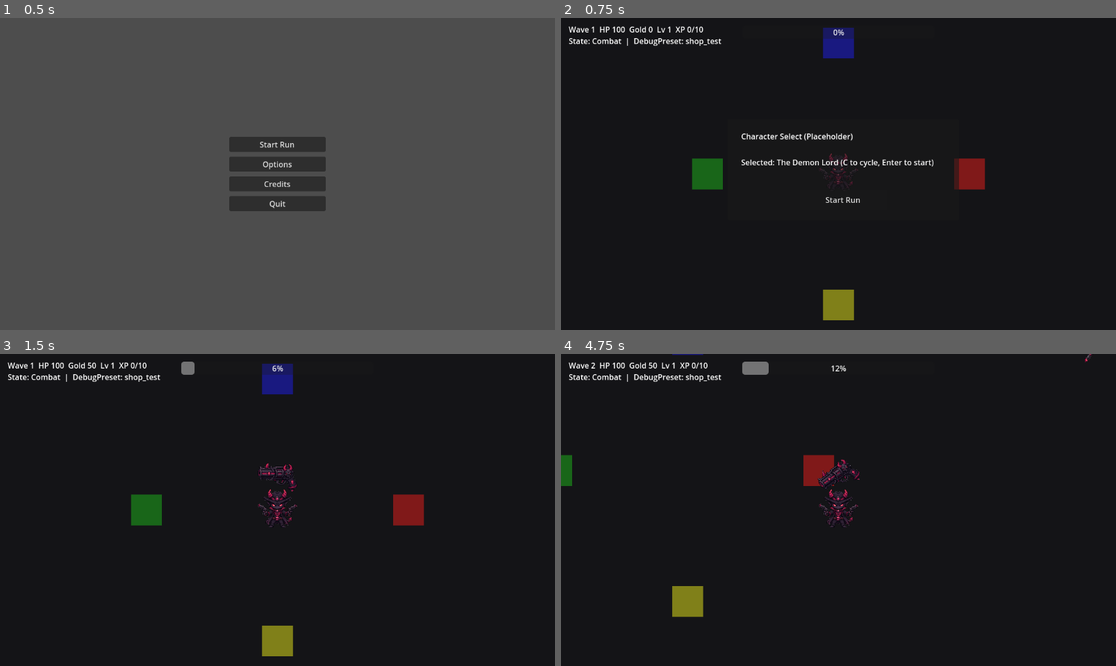
Above: before the commit, frames 1-4 (two rows, left to right).
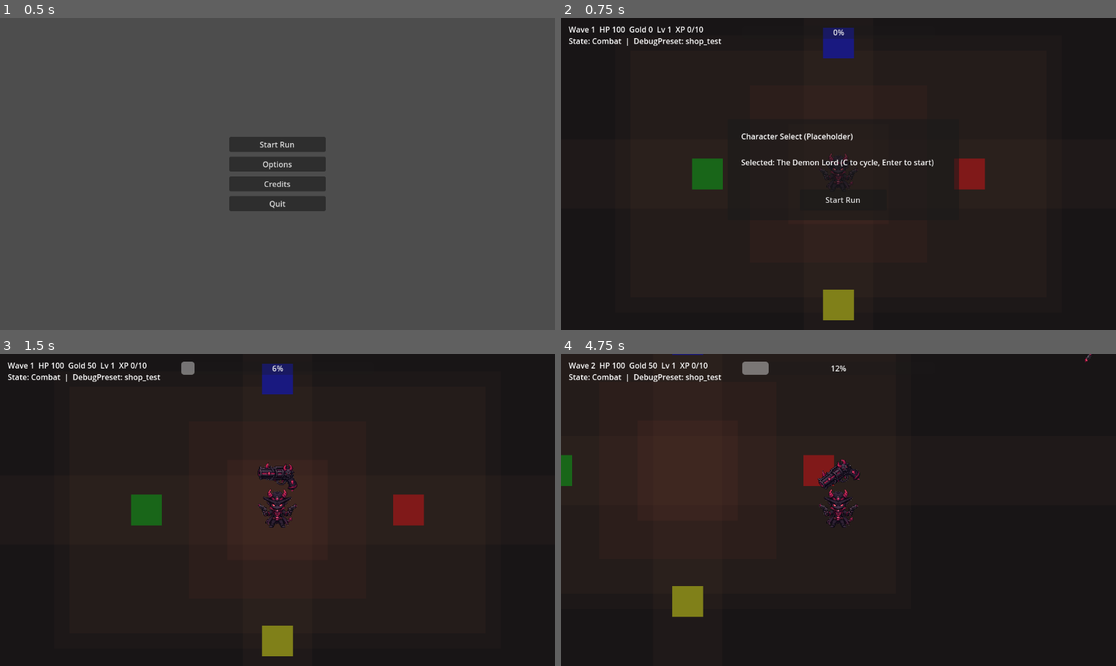
Above: after the commit, the same moments.

Repository: KevinRabbe/bullet-hell-roughe-lite
Game: Godot game, scene res://scenes/ui/MainMenu.tscn
Same seed, same stepped clock (60 frames per second), same inputs: the game is played once before the commit and once after it.
Inputs (mouse positions are in pixels of both pictures, inside the frame that each line leads up to):
- Up to frame 1 (0.5 s): no input
- Up to frame 2 (0.75 s): click "Start Run" at 0.5 s
- Up to frame 3 (1.5 s): click "Start Run" at 1.25 s
- Up to frame 4 (4.75 s): tap Enter at 2, 4.35 s; move the mouse to (960, 494) at 2.02 s; hold D (move_right) 2.03-2.78 s; hold C (cycle_character) 2.03-2.78 s; click (960, 494) at 2.17 s; tap Space at 2.27, 3.02, 4.52 s; move the mouse to (727, 525) at 2.77 s; hold S (move_down) 2.78-3.53 s; tap E (interact) at 2.85 s; move the mouse to (894, 441) at 3.52 s; hold D (move_right) 3.53-4.28 s; tap B at 3.6 s; move the mouse to (810, 572) at 4.27 s; hold W (move_up) from 4.28 s (still down); click (810, 572) at 4.42 s

Frame 1 is identical in both runs. In frame 2, 3.1% of the frame differs, in the area x 40-60%, y 21-79%; in frame 3, 11%; in frame 4, 12%, in the area x 6-39%, y 8-66%.

Commit message:
Issue #79: add arena visual foundation layer

Diff:
--- a/scenes/game/Main.tscn
+++ b/scenes/game/Main.tscn
@@ -24,6 +24,55 @@
 offset_right = 2000.0
 offset_bottom = 2000.0
 color = Color(0.08, 0.08, 0.09, 1.0)
+
+[node name="ArenaDustTint" type="ColorRect" parent="."]
+offset_left = -2000.0
+offset_top = -2000.0
+offset_right = 2000.0
+offset_bottom = 2000.0
+color = Color(0.2, 0.12, 0.08, 0.14)
+
+[node name="ArenaCenterPlate" type="ColorRect" parent="."]
+offset_left = -540.0
+offset_top = -320.0
+offset_right = 540.0
+offset_bottom = 320.0
+color = Color(0.24, 0.17, 0.13, 0.2)
+
+[node name="ArenaCenterRim" type="ColorRect" parent="."]
+offset_left = -580.0
+offset_top = -360.0
+offset_right = 580.0
+offset_bottom = 360.0
+color = Color(0.35, 0.24, 0.17, 0.08)
+
+[node name="ArenaPathNorthSouth" type="ColorRect" parent="."]
+offset_left = -90.0
+offset_top = -2000.0
+offset_right = 90.0
+offset_bottom = 2000.0
+color = Color(0.42, 0.29, 0.2, 0.08)
+
+[node name="ArenaPathEastWest" type="ColorRect" parent="."]
+offset_left = -2000.0
+offset_top = -90.0
+offset_right = 2000.0
+offset_bottom = 90.0
+color = Color(0.42, 0.29, 0.2, 0.08)
+
+[node name="ArenaRuneRing" type="ColorRect" parent="."]
+offset_left = -230.0
+offset_top = -230.0
+offset_right = 230.0
+offset_bottom = 230.0
+color = Color(0.55, 0.18, 0.16, 0.08)
+
+[node name="ArenaInnerRing" type="ColorRect" parent="."]
+offset_left = -130.0
+offset_top = -130.0
+offset_right = 130.0
+offset_bottom = 130.0
+color = Color(0.6, 0.3, 0.2, 0.08)
 
 [node name="MarkerA" type="ColorRect" parent="."]
 offset_left = 300.0
